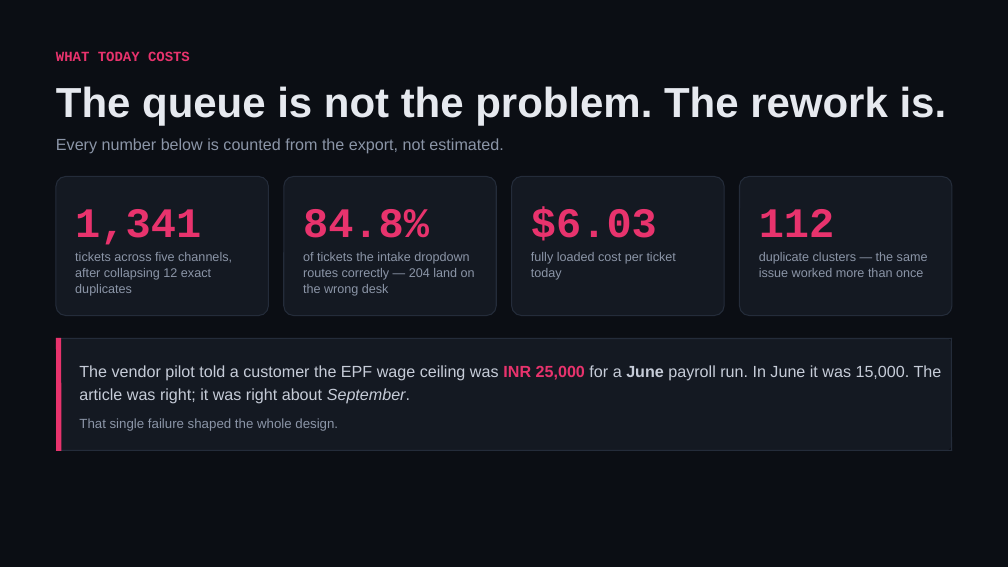
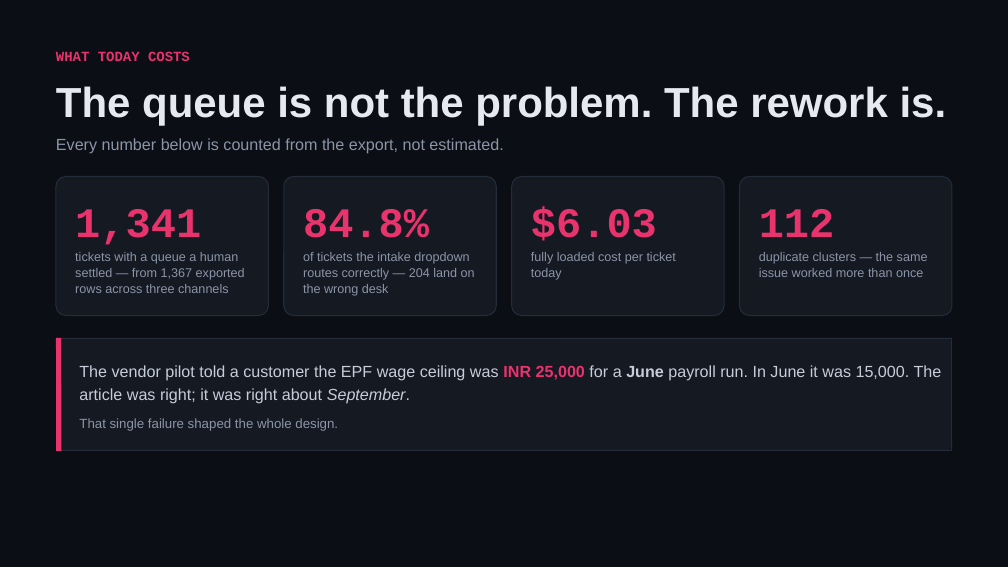
Before and after one commit to shivam-25/ramco-payce-pilot, a slide deck: slide 2 of docs/deck/ramco-payce-pilot.pptx. Drawn at 1008x567 pixels with LibreOffice and Linux fonts; fonts in the diff are those of the drawing. Boxes give left, top, right and bottom in pixels: in the first picture for what was removed or moved away, otherwise in the second. Text is boxed around its words. In the diff, an @@ line names an element or a change of style, - is before the commit and + after.

```diff
--- a/docs/deck/ramco-payce-pilot.pptx
+++ b/docs/deck/ramco-payce-pilot.pptx
@@ text at (x1=75, y1=252, x2=245, y2=293): text changed @@
-tickets across five channels, after collapsing 12 exact duplicates
+tickets with a queue a human settled — from 1,367 exported rows across three channels
```
Also in this commit, not shown: 1 other slide changed, 3 other files.
